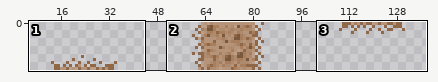
Sprite sheet -- KingdomWorld/Assets/Sprites/Tile/Ground2_Tile_16_16.png. The first picture is a wide view before the edit; the outline marks the close-up.
Close-up. As it was:
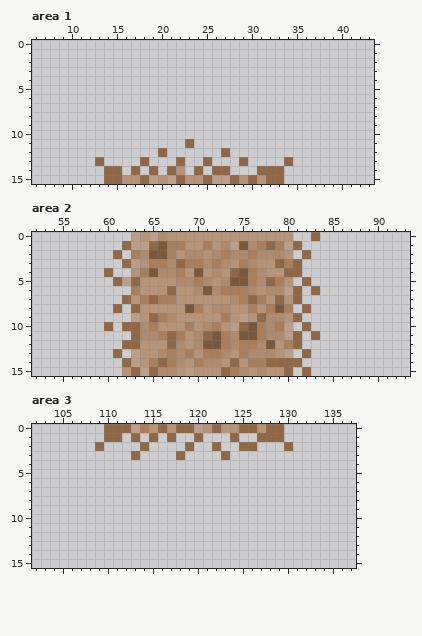
The file is 144x16 pixels. Shown: area 1: x 6..43, y 0..15; area 2: x 52..93, y 0..15; area 3: x 102..137, y 0..15. The wide view leaves out empty margins.
And afterwards:
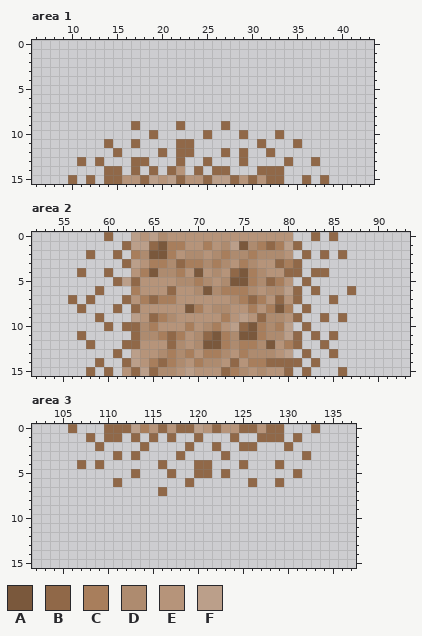
Palette (. is transparent): A #7a583c  B #906848  C #a87e5c  D #ae8b6f  E #b6947a  F #bb9f8a
From old to new:
Area 1:
Colour B now appears in row 9 at x 17, 22 and 27; in row 10 at x 19, 25, 29 and 33; in row 11 at x 14, 17, 22, 31 and 35; in row 12 at x 15, 22 to 23, 29 and 32; in row 13 at x 11, 17 and 37; in row 15 at x 10, 12, 36 and 38.
Area 2:
Colour B now appears in row 0 at x 60 and 85; in row 2 at x 58, 84 and 86; in row 4 at x 57 and 83 to 84; in row 6 at x 59 and 87; in row 7 at x 56, 58 and 85; in row 8 at x 57.
Colour B now appears in row 9 at x 59, 84 and 86; in row 11 at x 57 and 85; in row 12 at x 58 and 84; in row 13 at x 85; in row 14 at x 59 and 83; in row 15 at x 58, 60 and 86.
Area 3:
Colour B now appears in row 0 at x 106 and 133; in row 1 at x 108 and 131; in row 3 at x 111 and 132; in row 4 at x 107, 109, 116, 120 to 121, 125 and 129; in row 5 at x 113, 117, 120 to 121, 123 and 131; in row 6 at x 111, 119, 126 and 129.
Colour B now appears in row 7 at x 116.
Boxes around the changes in both close-ups, in picture pixels (x1, y1, x2, y2):
added: (68, 121, 329, 184)
added: (68, 232, 113, 376)
added: (311, 232, 356, 376)
added: (68, 424, 320, 496)
